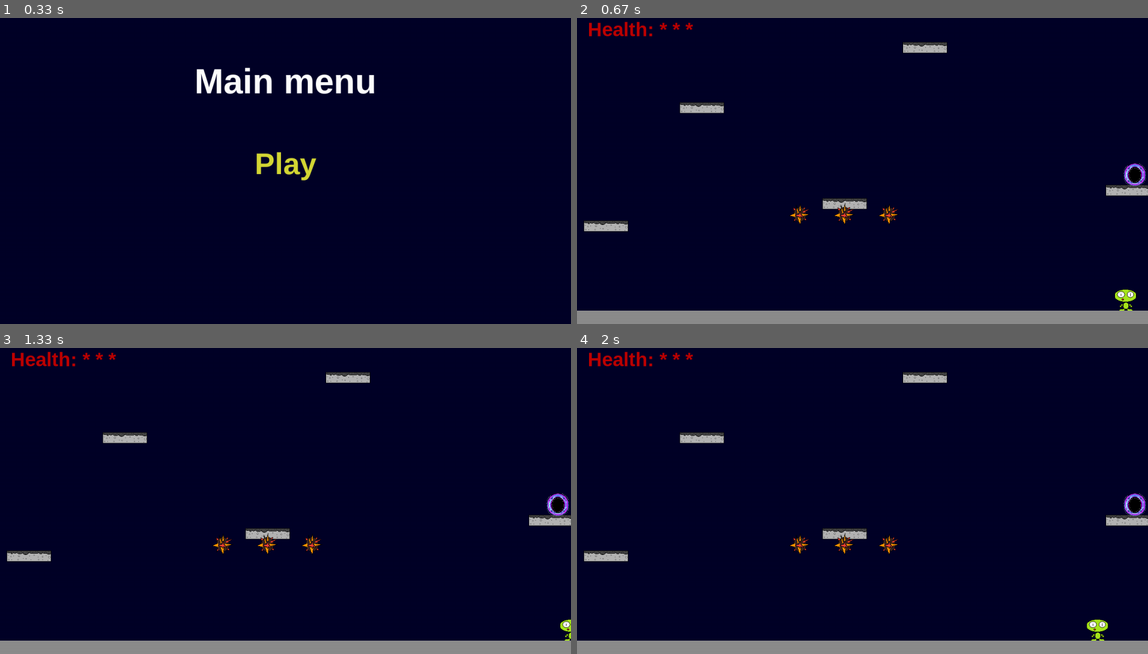
Above: before the commit, frames 1-4 (two rows, left to right).
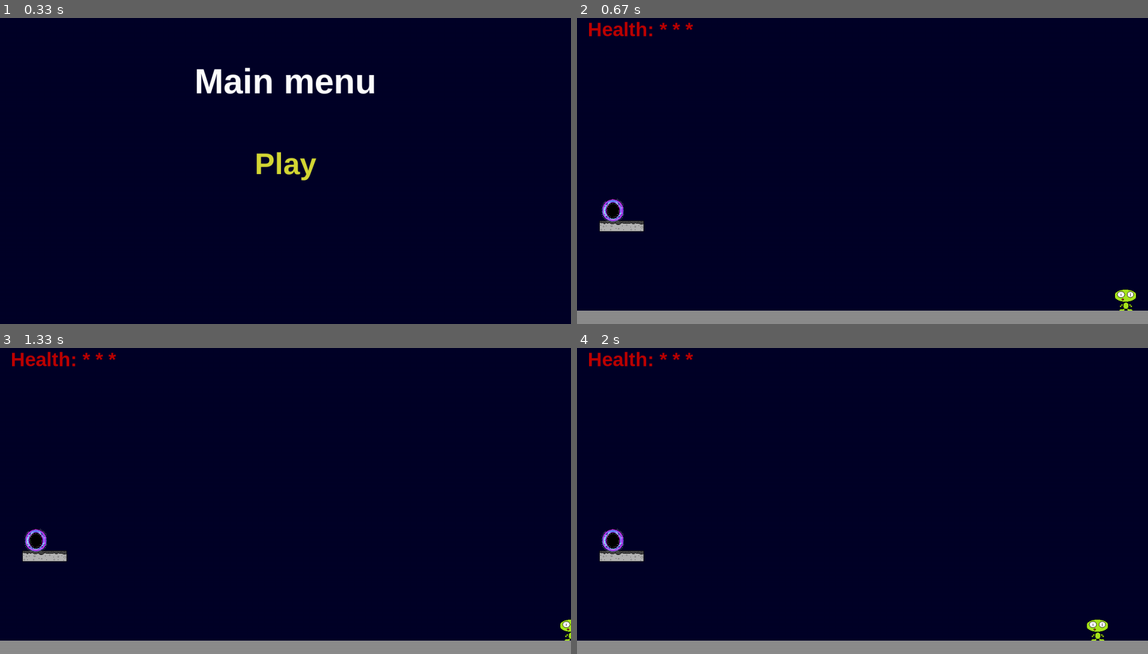
Above: after the commit, the same moments.

Repository: lapatinn/ot-harjoitustyo
Game: pygame game, started from src/main.py
The game is run twice, just before and just after one commit, with the same random seed, the same clock (stepped at 60 frames per second) and the same inputs.
Inputs (mouse positions are in pixels of both pictures, inside the frame that each line leads up to):
- Up to frame 1 (0.33 s): no input
- Up to frame 2 (0.67 s): click "Play" at 0.38 s
- Up to frame 3 (1.33 s): hold D 0.67-1.13 s; move the mouse to (262, 507) at 0.7 s
- Up to frame 4 (2 s): hold A from 1.67 s (still down)

Frame 1 is identical in both runs. In frame 2, 2.0% of the frame differs, in the area x 1-100%, y 7-70%; in frame 3, 2.0%; in frame 4, 2.0%.

Commit message:
Reset start level to 1

Diff:
--- a/src/main.py
+++ b/src/main.py
@@ -27,7 +27,7 @@
 
 
 def init_game():
-    level = Level(5)
+    level = Level(1)
     level.generate()
 
     all_sprites, platforms = level.get_groups()
